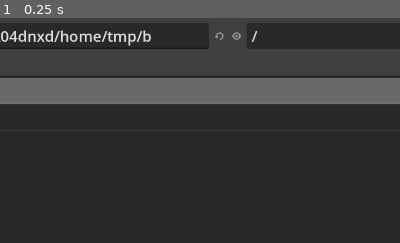
Above: before the commit, frame 1.
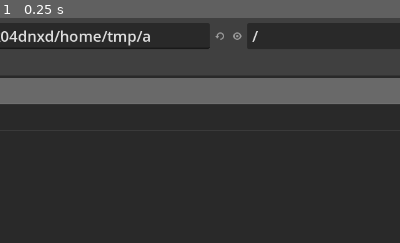
Above: after the commit, the same moment.

Repository: noi-techpark/sfscon-pdf-downloader
Game: Godot game, scene res://src/Main.tscn
The game is run twice, just before and just after one commit, with the same random seed, the same clock (stepped at 60 frames per second) and the same inputs.
Inputs:
- Up to frame 1 (0.25 s): no input
The pictures show only the part of the screen within x 24-74%, y 0-50%; the shares and areas given below are measured in that part.

The runs differ from the first frame. In frame 1, 0.1% of the frame differs, in the area x 35-65%, y 5-14%.

Commit message:
remove all special characters and add final file exist check

Diff:
--- a/app/src/Main.gd
+++ b/app/src/Main.gd
@@ -10,6 +10,7 @@
 @onready var progress_bar:ProgressBar = $Result/ProgressBar
 @onready var http:HTTPRequest = $HTTPRequest
 @onready var errors:RichTextLabel = $Result/Errors
+@onready var errors2:RichTextLabel = $Result/Errors2
 
 # can't be .csv, because Godot treats csv files as translations
 const MAPPING_FILE = "res://SFSCON-mapping.txt"
@@ -42,6 +43,9 @@
 
 var config:ConfigFile
 
+var regex = RegEx.new()
+
+
 func _ready() -> void:
 	# load last used path, if exists
 	config = ConfigFile.new()
@@ -53,6 +57,8 @@
 	if not pdf_path.is_empty():
 		file_dialog.current_path = pdf_path
 	file_dialog.show()
+
+	regex.compile("\\w+")
 
 func _process(delta) -> void:
 	if counter_done < counter_pdf:
@@ -95,7 +101,7 @@
 				print("No match found for: \n" + line[WEBSITE_TITLE_INDEX])
 			elif pdf_link.begins_with("https://www.sfscon.it/wp-content/uploads/"):
 				data[id]["pdf_link"] = pdf_link
-				data[id]["speaker"] = _lint_speaker(line[WEBSITE_NAME_INDEX])
+				data[id]["speaker"] = _escape_speaker(line[WEBSITE_NAME_INDEX])
 				data[id]["time"] = line[WEBSITE_TIME_INDEX].substr(0,5).replace(":", "")
 				data[id]["day"] = _get_day(day)
 				counter_pdf += 1
@@ -114,7 +120,7 @@
 				print(error)
 			await http.request_completed
 		else:
-			errors.append_text(data[id]["title"] + "\n\n")
+			errors.append_text("- " + data[id]["title"] + "\n\n")
 
 func _request_completed(result, response_code, headers, body:PackedByteArray, talk:Dictionary) -> void:
 	if talk["track"].length() == 0:
@@ -128,11 +134,14 @@
 
 	var file_name:String = "%s/%s - %s.pdf"%[path, talk["time"], talk["speaker"]]
 	# remove new lines, double points and tabs
-	file_name = file_name.replace("..",".").replace("\n"," ").replace("\t","")
+	file_name = file_name.replace("..",".").strip_escapes()
 	print(file_name)
 	var file:FileAccess = FileAccess.open(file_name, FileAccess.WRITE)
 	file.store_buffer(body)
 	file.flush()
+
+	if not FileAccess.file_exists(file_name):
+		errors2.append_text("- " + file_name + "\n\n")
 	counter_done += 1
 
 func _prepare_dir(base_path:String, path:String) -> String:
@@ -147,8 +156,19 @@
 		return DAY_MAPPING[day]
 	return "TBD"
 
-func _lint_speaker(speaker:String) -> String:
-	return speaker
+func _escape_speaker(speaker:String) -> String:
+	var results:Array[RegExMatch] = regex.search_all(speaker)
+	var escaped = "";
+
+	# remove non alphanumerical characters
+	if results:
+		for result in results:
+			escaped += " " + result.get_string()
+
+	# other escapes
+	escaped = escaped.strip_escapes()
+	escaped = escaped.strip_edges()
+	return escaped
 
 
 func _save_pdf_path(path:String) -> void:
--- a/app/src/Main.tscn
+++ b/app/src/Main.tscn
@@ -24,15 +24,15 @@
 
 [node name="Result" type="VBoxContainer" parent="."]
 layout_mode = 1
-anchors_preset = 8
-anchor_left = 0.5
-anchor_top = 0.5
-anchor_right = 0.5
-anchor_bottom = 0.5
-offset_left = -515.0
-offset_top = -244.0
-offset_right = 516.0
-offset_bottom = 307.0
+anchors_preset = -1
+anchor_left = 0.0804688
+anchor_top = 0.0861111
+anchor_right = 1.0
+anchor_bottom = 1.0
+offset_left = -43.0
+offset_top = -24.0
+offset_right = -43.0
+offset_bottom = -24.0
 grow_horizontal = 2
 grow_vertical = 2
 theme_override_constants/separation = 10
@@ -66,6 +66,15 @@
 layout_mode = 2
 size_flags_vertical = 3
 
+[node name="ErrorsLabel2" type="Label" parent="Result"]
+custom_minimum_size = Vector2(200, 0)
+layout_mode = 2
+text = "PROBLEMS SAVING PDF"
+
+[node name="Errors2" type="RichTextLabel" parent="Result"]
+layout_mode = 2
+size_flags_vertical = 3
+
 [node name="Restart" type="Button" parent="."]
 layout_mode = 1
 anchors_preset = -1
